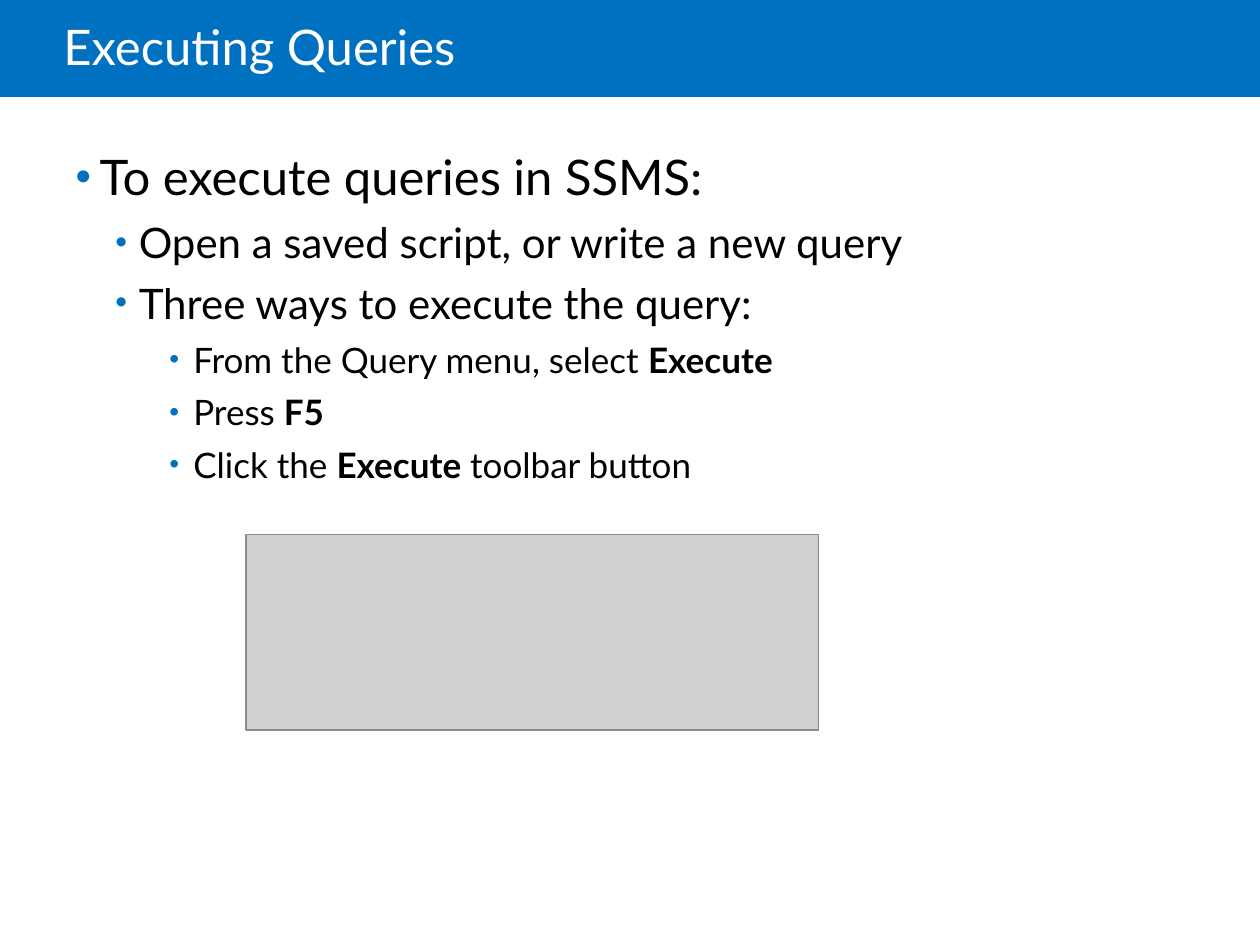
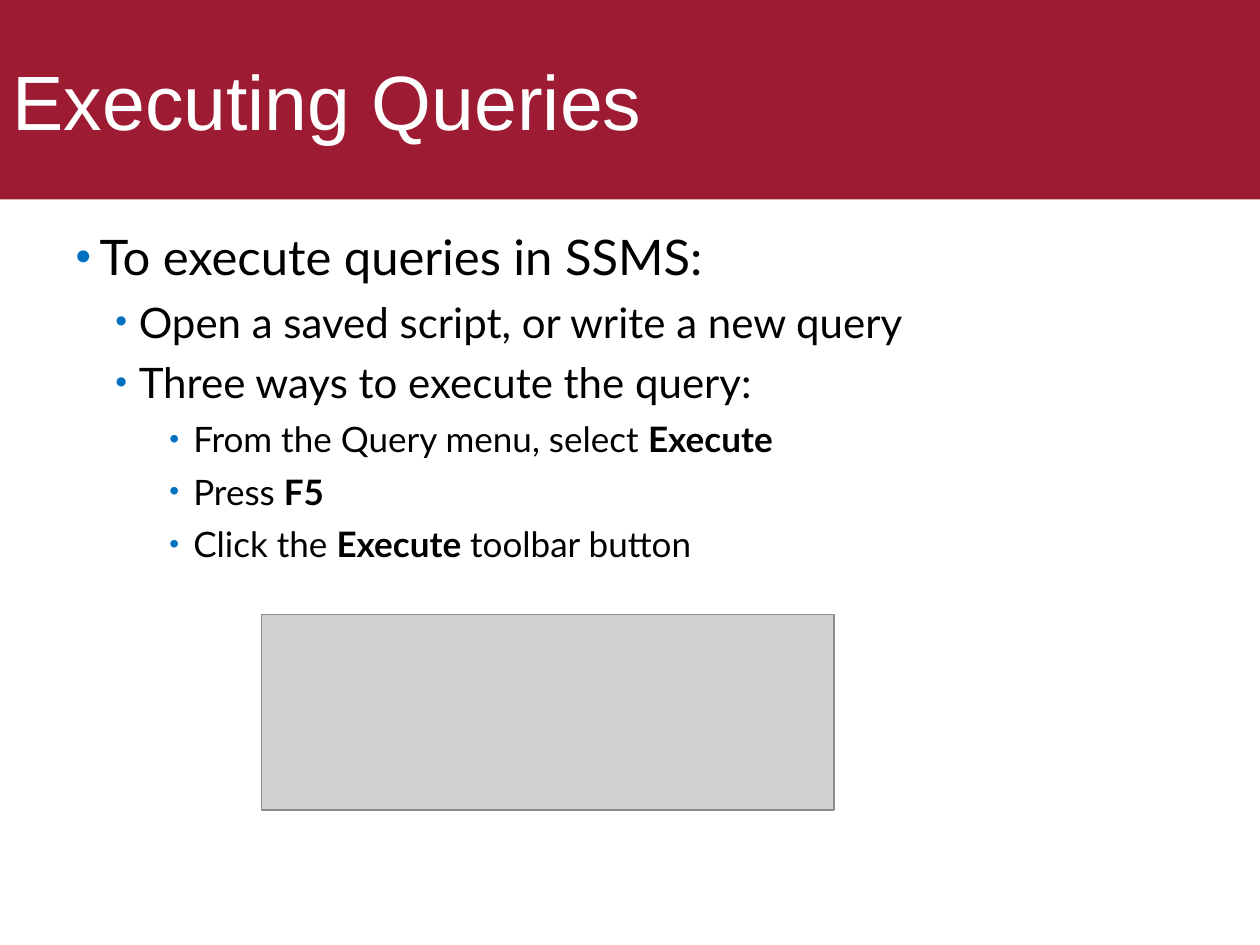
Before and after one commit to ekof-dss/teaching-samples-2021-22, a slide deck: slide 15 of presentations/05-03-ms-sql-server.ppt (slide 16 before the commit). Drawn at 1260x945 pixels with LibreOffice and Linux fonts; fonts in the diff are those of the drawing; grey boxes stand for pictures. Boxes give left, top, right and bottom in pixels: in the first picture for what was removed or moved away, otherwise in the second. Text is boxed around its words. In the diff, an @@ line names an element or a change of style, - is before the commit and + after.

```diff
--- a/presentations/05-03-ms-sql-server.ppt
+++ b/presentations/05-03-ms-sql-server.ppt
@@ title "Executing Queries": place and size @@
-title "Executing Queries" at [63, 29, 456, 74]
+title "Executing Queries" at [0, 0, 1260, 199]
@@ title "Executing Queries" at [0, 0, 1260, 199]: size 28 to 44 pt, font Lato to Arial; line spacing 0.85 to 1; fill none to #9E1B34 @@
@@ rectangle removed at [0, 0, 1260, 97] @@
@@ text "To execute queries in SSMS:": place and size @@
-text "To execute queries in SSMS:" at [100, 159, 902, 479]
+text "To execute queries in SSMS:" at [100, 239, 902, 558]
@@ picture: place and size @@
-picture at [246, 534, 818, 730]
+picture at [262, 615, 834, 810]
```
Also in this commit, not shown: 14 other slides changed, 2 slides added, 8 slides removed, 23 other files.
